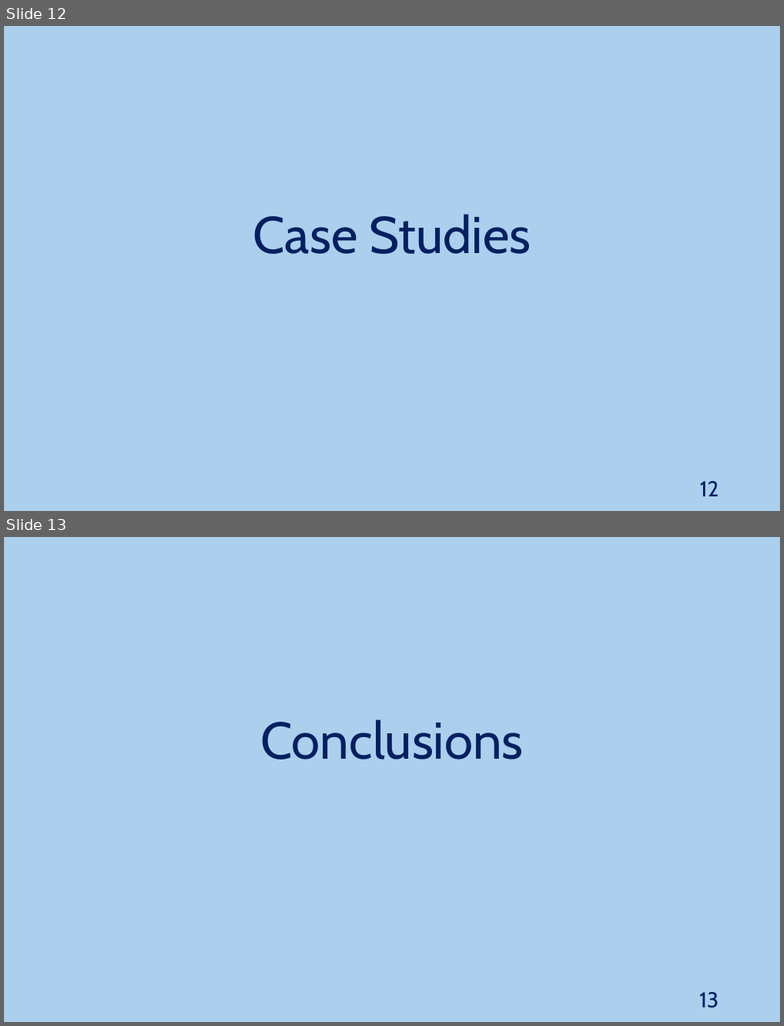
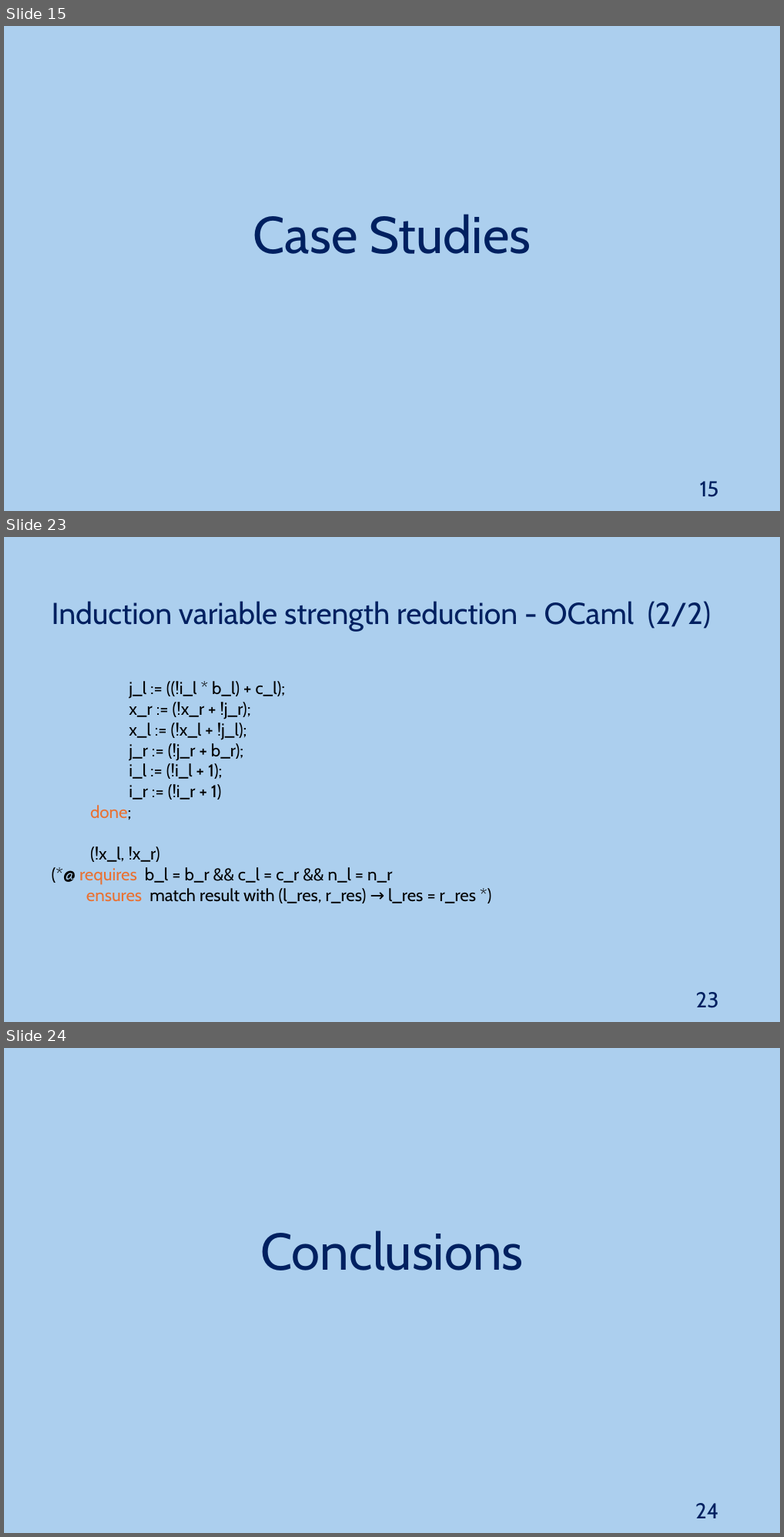
Before and after one commit to JoaoNini75/MasterThesis, a slide deck: tese/presentation/Ap Tese.pptx. Shown one above the other, each under a label of ours: slides 12 and 13 before the commit, slides 15, 23 and 24 after it; the slides between them are not shown. The pictures are 784x1026 and 784x1537 pixels, drawn with LibreOffice and Linux fonts; fonts in the diff are those of the drawing. Boxes give left, top, right and bottom in pixels: in the first picture for what was removed or moved away, otherwise in the second. Text is boxed around its words. In the diff, an @@ line names an element or a change of style, - is before the commit and + after.

```diff
--- a/tese/presentation/Ap Tese.pptx
+++ b/tese/presentation/Ap Tese.pptx
@@ slide 23 added at <box>4,537,780,1022</box>, background #ACCFEE @@
@@ text added at <box>52,601,711,631</box>, 28 pt, text #002060 @@
+Induction variable strength reduction - OCaml (2/2)
@@ text added at <box>79,681,476,904</box>, 16 pt, text #000000 @@
+j_l := ((!i_l * b_l) + c_l);
+x_r := (!x_r + !j_r);
+x_l := (!x_l + !j_l);
+    j_r := (!j_r + b_r);
+    i_l := (!i_l + 1);
+    i_r := (!i_r + 1)
+done;
+(!x_l, !x_r)
+(*@ requires b_l = b_r && c_l = c_r && n_l = n_r
+ensures match result with (l_res, r_res) → l_res = r_res *)
@@ page number added at <box>696,992,719,1008</box>, 20 pt, text #002060 @@
+23
@@ what was slide 12 is now slide 15 @@
@@ page number at <box>700,481,719,497</box>: text changed @@
-12
+15
@@ what was slide 13 is now slide 24 @@
@@ page number at <box>695,1503,719,1518</box>: text changed @@
-13
+24
```
Also in this commit, not shown: 1 slide changed, 11 other slides added, 1 slide removed.
